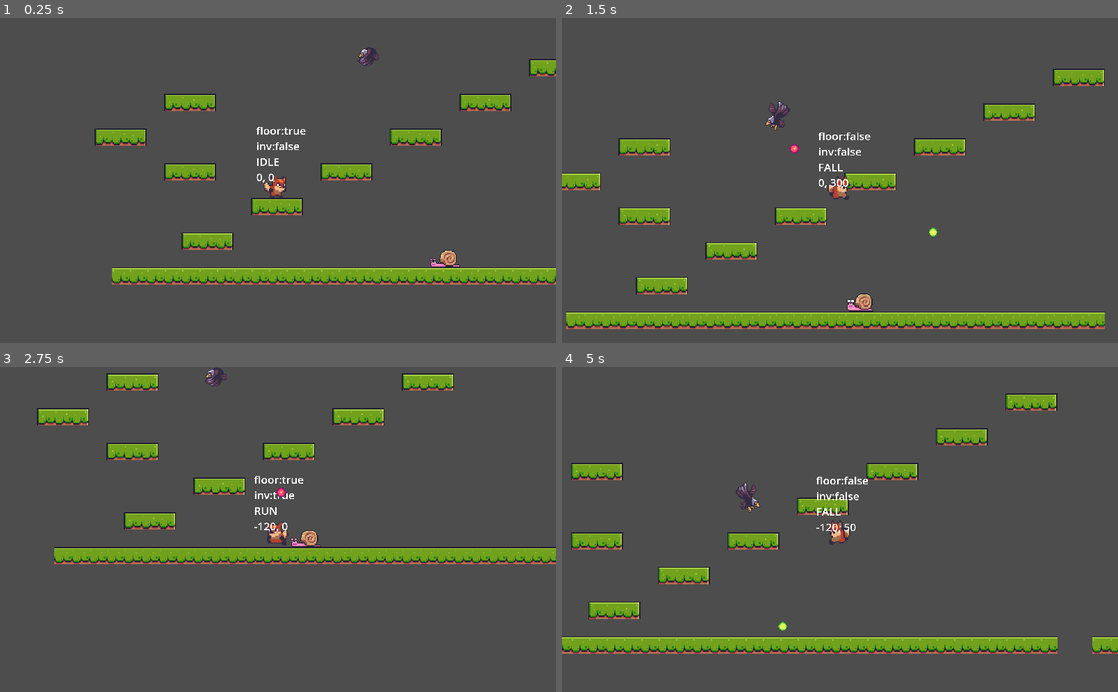
Above: before the commit, frames 1-4 (two rows, left to right).
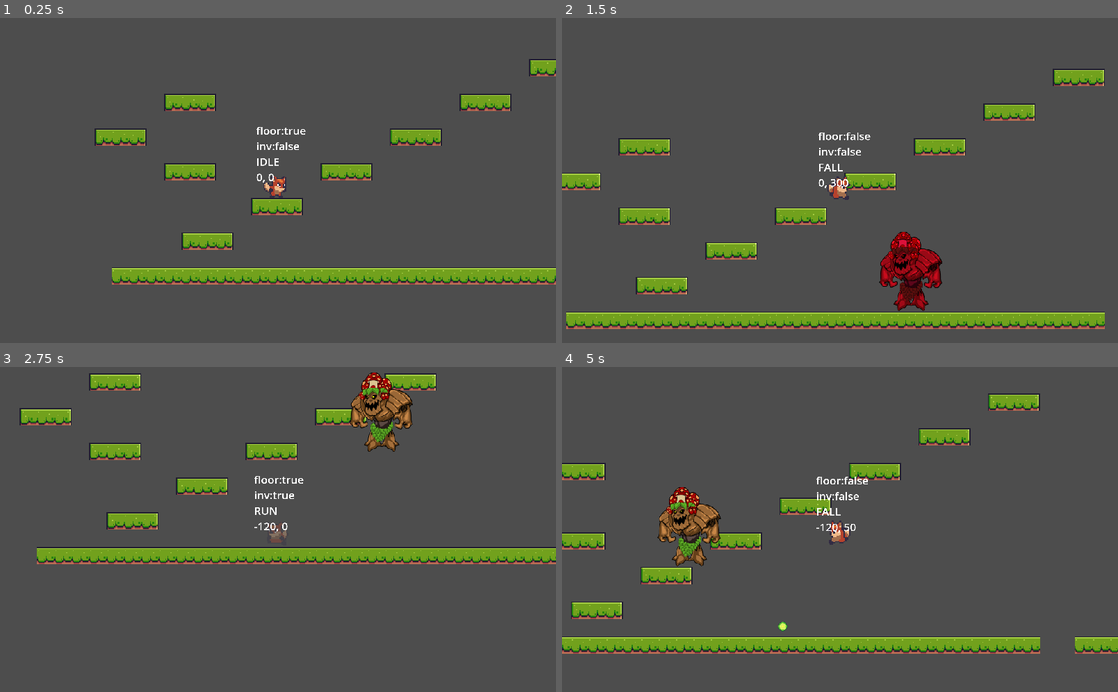
Above: after the commit, the same moments.

Repository: mattburro/Foxy-Antics
Game: Godot game, scene res://level_base/level_base.tscn
The game is run twice, just before and just after one commit, with the same random seed, the same clock (stepped at 60 frames per second) and the same inputs. The project has no main scene, so this scene is started directly.
Inputs:
- Up to frame 1 (0.25 s): no input
- Up to frame 2 (1.5 s): hold D (right) from 0.53 s (still down); tap Shift (shoot) at 0.6, 1.35 s; tap Space (jump) at 0.77 s
- Up to frame 3 (2.75 s): tap Space (jump) at 1.52 s; release D (right) at 2.03 s; hold A (left) from 2.03 s (still down); tap Shift (shoot) at 2.1 s
- Up to frame 4 (5 s): release A (left) at 2.78 s; hold D (right) 2.78-4.28 s; tap Shift (shoot) at 2.85, 3.6, 4.35 s; tap Space (jump) at 3.02, 3.77, 4.52 s; hold A (left) from 4.28 s (still down)

The runs differ from the first frame. In frame 1, 0.3% of the frame differs, in the area x 64-83%, y 8-77%; in frame 2, 2.2%; in frame 3, 5.2%; in frame 4, 5.5%, in the area x 0-96%, y 8-89%.

Commit message:
Create boss scene

Diff:
--- /dev/null
+++ b/boss/boss.gd
@@ -0,0 +1,42 @@
+extends Node2D
+
+const TRIGGER_CONDITION: String = "parameters/conditions/on_trigger"
+const HIT_CONDITION: String = "parameters/conditions/on_hit"
+
+@export var lives: int = 2
+@export var points: int = 5
+
+var _invincible: bool = false
+
+@onready var animation_tree = $AnimationTree
+@onready var visuals = $Visuals
+
+func tween_hit():
+	var tween = get_tree().create_tween()
+	tween.tween_property(visuals, "position", Vector2.ZERO, 1.0)
+
+func reduce_lives():
+	lives -= 1
+	if lives <= 0:
+		SignalManager.on_boss_killed.emit(points)
+		set_process(false)
+		queue_free()
+
+func set_invincible(value: bool):
+	_invincible = value
+	animation_tree[HIT_CONDITION] = value
+
+func take_damage():
+	if _invincible:
+		return
+
+	set_invincible(true)
+	tween_hit()
+	reduce_lives()
+
+func on_activation_trigger_area_entered(area):
+	if not animation_tree[TRIGGER_CONDITION]:
+		animation_tree[TRIGGER_CONDITION] = true
+
+func on_hitbox_area_entered(area):
+	take_damage()
--- /dev/null
+++ b/boss/boss.tscn
@@ -0,0 +1,301 @@
+[gd_scene load_steps=27 format=3 uid="uid://ckkqonbjxl7ts"]
+
+[ext_resource type="Script" path="res://boss/boss.gd" id="1_bljy2"]
+[ext_resource type="Texture2D" uid="uid://7586e6ykdbji" path="res://assets/enemies/boss/boss.png" id="1_e76hi"]
+
+[sub_resource type="RectangleShape2D" id="RectangleShape2D_ex56q"]
+size = Vector2(55, 72)
+
+[sub_resource type="RectangleShape2D" id="RectangleShape2D_casyt"]
+size = Vector2(20, 270)
+
+[sub_resource type="Animation" id="Animation_ykldh"]
+resource_name = "arrive"
+length = 0.7
+tracks/0/type = "value"
+tracks/0/imported = false
+tracks/0/enabled = true
+tracks/0/path = NodePath("Visuals/Sprite2D:scale")
+tracks/0/interp = 1
+tracks/0/loop_wrap = true
+tracks/0/keys = {
+"times": PackedFloat32Array(0, 0.2, 0.7),
+"transitions": PackedFloat32Array(1, 1, 1),
+"update": 0,
+"values": [Vector2(0.01, 0.01), Vector2(0.2, 0.2), Vector2(0.5, 0.5)]
+}
+tracks/1/type = "value"
+tracks/1/imported = false
+tracks/1/enabled = true
+tracks/1/path = NodePath("Visuals/Sprite2D:modulate")
+tracks/1/interp = 1
+tracks/1/loop_wrap = true
+tracks/1/keys = {
+"times": PackedFloat32Array(0, 0.6),
+"transitions": PackedFloat32Array(1, 1),
+"update": 0,
+"values": [Color(1, 1, 1, 0), Color(1, 1, 1, 1)]
+}
+
+[sub_resource type="Animation" id="Animation_nbapp"]
+length = 0.001
+tracks/0/type = "value"
+tracks/0/imported = false
+tracks/0/enabled = true
+tracks/0/path = NodePath("Visuals/Sprite2D:scale")
+tracks/0/interp = 1
+tracks/0/loop_wrap = true
+tracks/0/keys = {
+"times": PackedFloat32Array(0),
+"transitions": PackedFloat32Array(1),
+"update": 0,
+"values": [Vector2(0.5, 0.5)]
+}
+tracks/1/type = "value"
+tracks/1/imported = false
+tracks/1/enabled = true
+tracks/1/path = NodePath("Visuals/Sprite2D:modulate")
+tracks/1/interp = 1
+tracks/1/loop_wrap = true
+tracks/1/keys = {
+"times": PackedFloat32Array(0),
+"transitions": PackedFloat32Array(1),
+"update": 0,
+"values": [Color(1, 1, 1, 1)]
+}
+tracks/2/type = "value"
+tracks/2/imported = false
+tracks/2/enabled = true
+tracks/2/path = NodePath("Visuals:position")
+tracks/2/interp = 1
+tracks/2/loop_wrap = true
+tracks/2/keys = {
+"times": PackedFloat32Array(0),
+"transitions": PackedFloat32Array(1),
+"update": 0,
+"values": [Vector2(0, 0)]
+}
+
+[sub_resource type="Animation" id="Animation_r0ag2"]
+resource_name = "pulse"
+length = 1.8
+tracks/0/type = "value"
+tracks/0/imported = false
+tracks/0/enabled = true
+tracks/0/path = NodePath("Visuals:position")
+tracks/0/interp = 2
+tracks/0/loop_wrap = true
+tracks/0/keys = {
+"times": PackedFloat32Array(0, 0.3, 0.6, 0.9, 1.2, 1.5, 1.8),
+"transitions": PackedFloat32Array(1, 1, 1, 1, 1, 1, 1),
+"update": 0,
+"values": [Vector2(0, 0), Vector2(0, -100), Vector2(0, 0), Vector2(0, -100), Vector2(0, 0), Vector2(0, -100), Vector2(0, 0)]
+}
+
+[sub_resource type="Animation" id="Animation_0hvi5"]
+resource_name = "attack"
+length = 2.0
+tracks/0/type = "value"
+tracks/0/imported = false
+tracks/0/enabled = true
+tracks/0/path = NodePath("Visuals:position")
+tracks/0/interp = 2
+tracks/0/loop_wrap = true
+tracks/0/keys = {
+"times": PackedFloat32Array(0, 0.4, 1, 2),
+"transitions": PackedFloat32Array(1, 1, 1, 1),
+"update": 0,
+"values": [Vector2(0, 0), Vector2(-200, 0), Vector2(0, -150), Vector2(0, 0)]
+}
+
+[sub_resource type="Animation" id="Animation_061rx"]
+resource_name = "hit"
+length = 1.2
+tracks/0/type = "value"
+tracks/0/imported = false
+tracks/0/enabled = true
+tracks/0/path = NodePath("Visuals/Sprite2D:modulate")
+tracks/0/interp = 1
+tracks/0/loop_wrap = true
+tracks/0/keys = {
+"times": PackedFloat32Array(0, 0.2, 0.4, 0.6, 0.8, 1, 1.2),
+"transitions": PackedFloat32Array(1, 1, 1, 1, 1, 1, 1),
+"update": 0,
+"values": [Color(1, 1, 1, 1), Color(1, 0.0901961, 0.4, 1), Color(1, 1, 1, 1), Color(1, 0.0901961, 0.4, 1), Color(1, 1, 1, 1), Color(1, 0.0901961, 0.4, 1), Color(1, 1, 1, 1)]
+}
+tracks/1/type = "method"
+tracks/1/imported = false
+tracks/1/enabled = true
+tracks/1/path = NodePath(".")
+tracks/1/interp = 1
+tracks/1/loop_wrap = true
+tracks/1/keys = {
+"times": PackedFloat32Array(1.2),
+"transitions": PackedFloat32Array(1),
+"values": [{
+"args": [false],
+"method": &"set_invincible"
+}]
+}
+
+[sub_resource type="Animation" id="Animation_ucvm1"]
+resource_name = "initial_position"
+length = 0.001
+tracks/0/type = "value"
+tracks/0/imported = false
+tracks/0/enabled = true
+tracks/0/path = NodePath("Visuals/Sprite2D:scale")
+tracks/0/interp = 1
+tracks/0/loop_wrap = true
+tracks/0/keys = {
+"times": PackedFloat32Array(0),
+"transitions": PackedFloat32Array(1),
+"update": 0,
+"values": [Vector2(0.01, 0.01)]
+}
+tracks/1/type = "value"
+tracks/1/imported = false
+tracks/1/enabled = true
+tracks/1/path = NodePath("Visuals/Sprite2D:modulate")
+tracks/1/interp = 1
+tracks/1/loop_wrap = true
+tracks/1/keys = {
+"times": PackedFloat32Array(0),
+"transitions": PackedFloat32Array(1),
+"update": 0,
+"values": [Color(1, 1, 1, 0)]
+}
+tracks/2/type = "value"
+tracks/2/imported = false
+tracks/2/enabled = true
+tracks/2/path = NodePath("Visuals:position")
+tracks/2/interp = 1
+tracks/2/loop_wrap = true
+tracks/2/keys = {
+"times": PackedFloat32Array(0),
+"transitions": PackedFloat32Array(1),
+"update": 0,
+"values": [Vector2(0, 0)]
+}
+
+[sub_resource type="AnimationLibrary" id="AnimationLibrary_x03yy"]
+_data = {
+"RESET": SubResource("Animation_nbapp"),
+"arrive": SubResource("Animation_ykldh"),
+"attack": SubResource("Animation_0hvi5"),
+"hit": SubResource("Animation_061rx"),
+"initial_position": SubResource("Animation_ucvm1"),
+"pulse": SubResource("Animation_r0ag2")
+}
+
+[sub_resource type="AnimationNodeAnimation" id="AnimationNodeAnimation_65wkb"]
+animation = &"arrive"
+
+[sub_resource type="AnimationNodeAnimation" id="AnimationNodeAnimation_tujdt"]
+animation = &"attack"
+
+[sub_resource type="AnimationNodeAnimation" id="AnimationNodeAnimation_wr1lk"]
+animation = &"hit"
+
+[sub_resource type="AnimationNodeAnimation" id="AnimationNodeAnimation_gt8kg"]
+animation = &"initial_position"
+
+[sub_resource type="AnimationNodeAnimation" id="AnimationNodeAnimation_3p3vt"]
+animation = &"pulse"
+
+[sub_resource type="AnimationNodeStateMachineTransition" id="AnimationNodeStateMachineTransition_ah524"]
+switch_mode = 2
+advance_mode = 2
+
+[sub_resource type="AnimationNodeStateMachineTransition" id="AnimationNodeStateMachineTransition_v0v6q"]
+switch_mode = 2
+advance_mode = 2
+advance_condition = &"on_trigger"
+
+[sub_resource type="AnimationNodeStateMachineTransition" id="AnimationNodeStateMachineTransition_wb57q"]
+switch_mode = 2
+advance_mode = 2
+
+[sub_resource type="AnimationNodeStateMachineTransition" id="AnimationNodeStateMachineTransition_dc8im"]
+switch_mode = 2
+advance_mode = 2
+
+[sub_resource type="AnimationNodeStateMachineTransition" id="AnimationNodeStateMachineTransition_a1te0"]
+switch_mode = 2
+advance_mode = 2
+
+[sub_resource type="AnimationNodeStateMachineTransition" id="AnimationNodeStateMachineTransition_j2pwt"]
+advance_mode = 2
+advance_condition = &"on_hit"
+
+[sub_resource type="AnimationNodeStateMachineTransition" id="AnimationNodeStateMachineTransition_b8j5d"]
+advance_mode = 2
+advance_condition = &"on_hit"
+
+[sub_resource type="AnimationNodeStateMachineTransition" id="AnimationNodeStateMachineTransition_7yn4o"]
+advance_mode = 2
+advance_condition = &"on_hit"
+
+[sub_resource type="AnimationNodeStateMachineTransition" id="AnimationNodeStateMachineTransition_vq4uw"]
+switch_mode = 2
+advance_mode = 2
+
+[sub_resource type="AnimationNodeStateMachine" id="AnimationNodeStateMachine_hh0oj"]
+states/Start/position = Vector2(33, 91)
+states/arrive/node = SubResource("AnimationNodeAnimation_65wkb")
+states/arrive/position = Vector2(463, 91)
+states/attack/node = SubResource("AnimationNodeAnimation_tujdt")
+states/attack/position = Vector2(774, 0)
+states/hit/node = SubResource("AnimationNodeAnimation_wr1lk")
+states/hit/position = Vector2(704, 174)
+states/initial_position/node = SubResource("AnimationNodeAnimation_gt8kg")
+states/initial_position/position = Vector2(207, 91)
+states/pulse/node = SubResource("AnimationNodeAnimation_3p3vt")
+states/pulse/position = Vector2(628, 0)
+transitions = ["Start", "initial_position", SubResource("AnimationNodeStateMachineTransition_ah524"), "initial_position", "arrive", SubResource("AnimationNodeStateMachineTransition_v0v6q"), "arrive", "pulse", SubResource("AnimationNodeStateMachineTransition_wb57q"), "pulse", "attack", SubResource("AnimationNodeStateMachineTransition_dc8im"), "attack", "pulse", SubResource("AnimationNodeStateMachineTransition_a1te0"), "attack", "hit", SubResource("AnimationNodeStateMachineTransition_j2pwt"), "pulse", "hit", SubResource("AnimationNodeStateMachineTransition_b8j5d"), "arrive", "hit", SubResource("AnimationNodeStateMachineTransition_7yn4o"), "hit", "pulse", SubResource("AnimationNodeStateMachineTransition_vq4uw")]
+graph_offset = Vector2(-235, -124)
+
+[node name="Boss" type="Node2D"]
+script = ExtResource("1_bljy2")
+lives = 3
+
+[node name="Visuals" type="Node2D" parent="."]
+
+[node name="Sprite2D" type="Sprite2D" parent="Visuals"]
+position = Vector2(0, -37)
+scale = Vector2(0.5, 0.5)
+texture = ExtResource("1_e76hi")
+
+[node name="Hitbox" type="Area2D" parent="Visuals"]
+collision_layer = 4
+collision_mask = 8
+
+[node name="CollisionShape2D" type="CollisionShape2D" parent="Visuals/Hitbox"]
+position = Vector2(0.5, -37)
+shape = SubResource("RectangleShape2D_ex56q")
+
+[node name="ActivationTrigger" type="Area2D" parent="."]
+collision_layer = 0
+collision_mask = 2
+
+[node name="CollisionShape2D" type="CollisionShape2D" parent="ActivationTrigger"]
+position = Vector2(-100, -135)
+shape = SubResource("RectangleShape2D_casyt")
+
+[node name="AnimationPlayer" type="AnimationPlayer" parent="."]
+libraries = {
+"": SubResource("AnimationLibrary_x03yy")
+}
+autoplay = "arrive"
+
+[node name="AnimationTree" type="AnimationTree" parent="."]
+libraries = {
+"": SubResource("AnimationLibrary_x03yy")
+}
+tree_root = SubResource("AnimationNodeStateMachine_hh0oj")
+anim_player = NodePath("../AnimationPlayer")
+parameters/conditions/on_hit = false
+parameters/conditions/on_trigger = false
+
+[connection signal="area_entered" from="Visuals/Hitbox" to="." method="on_hitbox_area_entered"]
+[connection signal="area_entered" from="ActivationTrigger" to="." method="on_activation_trigger_area_entered"]
--- a/level_base/level_base.tscn
+++ b/level_base/level_base.tscn
@@ -1,11 +1,10 @@
-[gd_scene load_steps=9 format=3 uid="uid://dihf6jl4gkunf"]
+[gd_scene load_steps=8 format=3 uid="uid://dihf6jl4gkunf"]
 
 [ext_resource type="Texture2D" uid="uid://dbo8s4c403geq" path="res://assets/tiles/Terrain (16x16).png" id="1_wbw04"]
 [ext_resource type="Script" path="res://level_base/level_base.gd" id="1_ymxc8"]
 [ext_resource type="PackedScene" uid="uid://cej83oxkncb8p" path="res://player_camera/player_camera.tscn" id="2_ack6v"]
 [ext_resource type="PackedScene" uid="uid://ct4e5uvs38fek" path="res://player/player.tscn" id="3_n875w"]
-[ext_resource type="PackedScene" uid="uid://cf8oa3ajvvo8j" path="res://enemies/snail/snail.tscn" id="5_jj8ud"]
-[ext_resource type="PackedScene" uid="uid://jp15eqqpepvf" path="res://enemies/eagle/eagle.tscn" id="5_ktitf"]
+[ext_resource type="PackedScene" uid="uid://ckkqonbjxl7ts" path="res://boss/boss.tscn" id="5_h3jfc"]
 
 [sub_resource type="TileSetAtlasSource" id="TileSetAtlasSource_lgf7u"]
 texture = ExtResource("1_wbw04")
@@ -546,8 +545,5 @@
 [node name="Player" parent="." instance=ExtResource("3_n875w")]
 position = Vector2(153, -81)
 
-[node name="Eagle" parent="." instance=ExtResource("5_ktitf")]
-position = Vector2(247, -202)
-
-[node name="Snail" parent="." instance=ExtResource("5_jj8ud")]
-position = Vector2(307, -12)
+[node name="Boss" parent="." instance=ExtResource("5_h3jfc")]
+position = Vector2(317, 0)
--- a/singletons/signal_manager.gd
+++ b/singletons/signal_manager.gd
@@ -2,3 +2,4 @@
 
 signal on_enemy_hit(points: int, position: Vector2)
 signal on_pickup_hit(points: int)
+signal on_boss_killed(points: int)
